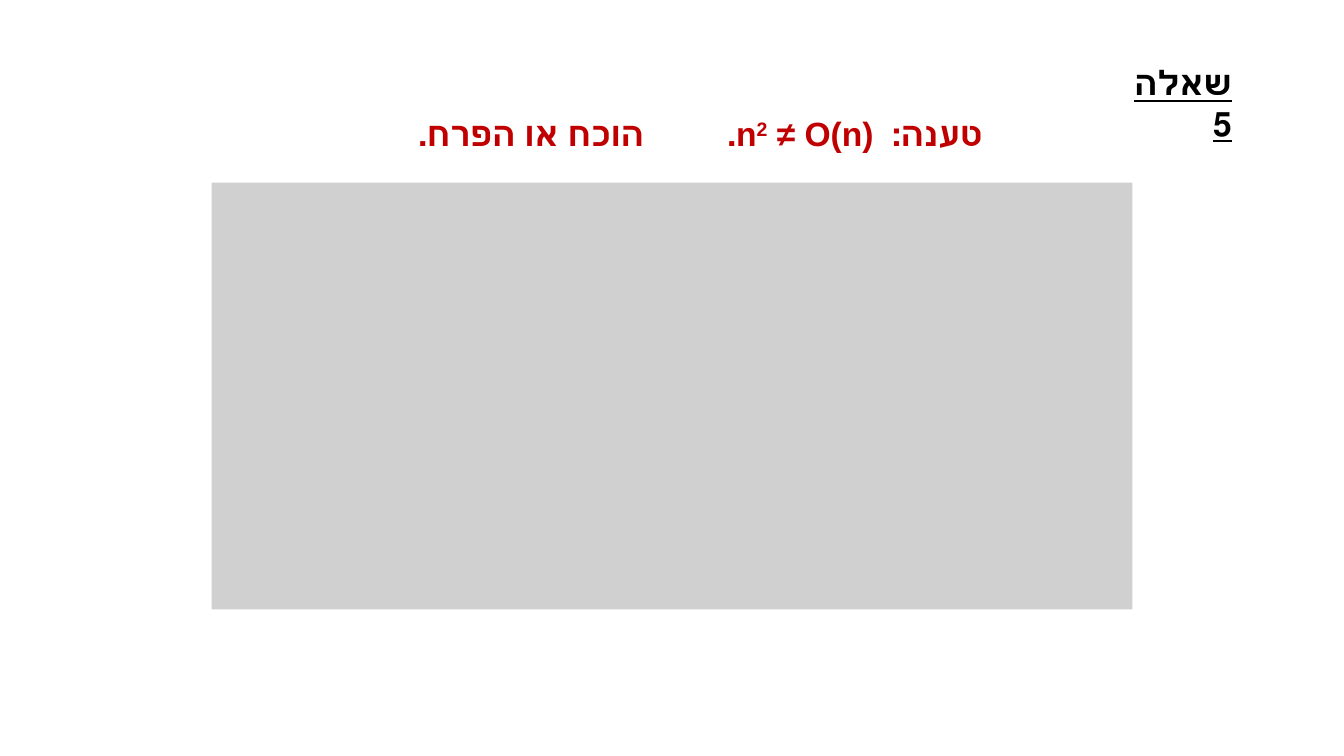
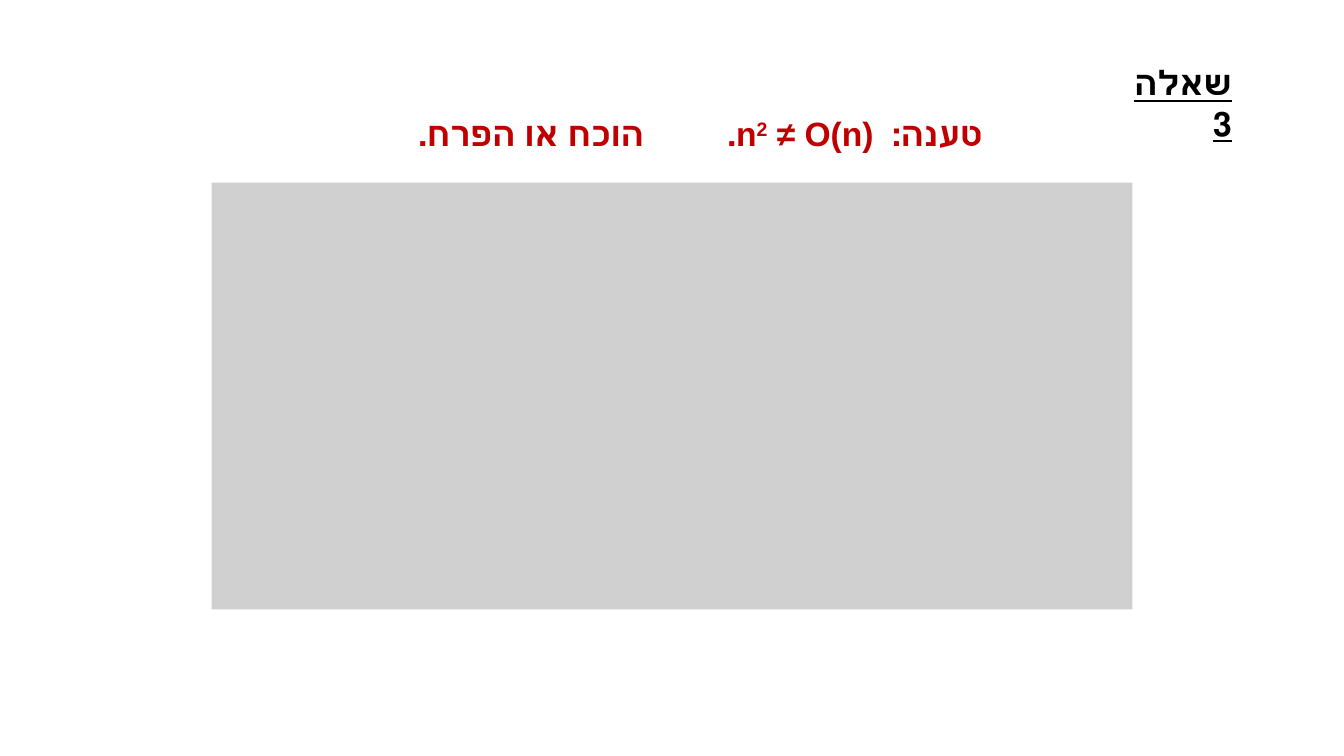
Before and after one commit to GenadyKogan/Data-Structures, a slide deck: slide 18 of t-02-asimptotic-notation/02-Asymptotic Notation.pptx (slide 10 before the commit). Drawn at 1344x756 pixels with LibreOffice and Linux fonts; fonts in the diff are those of the drawing; grey boxes stand for pictures; background and template pictures are left out. Boxes give left, top, right and bottom in pixels: in the first picture for what was removed or moved away, otherwise in the second. Text is boxed around its words. In the diff, an @@ line names an element or a change of style, - is before the commit and + after.

```diff
--- a/t-02-asimptotic-notation/02-Asymptotic Notation.pptx
+++ b/t-02-asimptotic-notation/02-Asymptotic Notation.pptx
@@ text at [1134, 70, 1232, 142]: text changed @@
-שאלה 5
+שאלה 3
```
Also in this commit, not shown: 4 other slides changed, 20 slides added, 15 slides removed, 4 other files.
